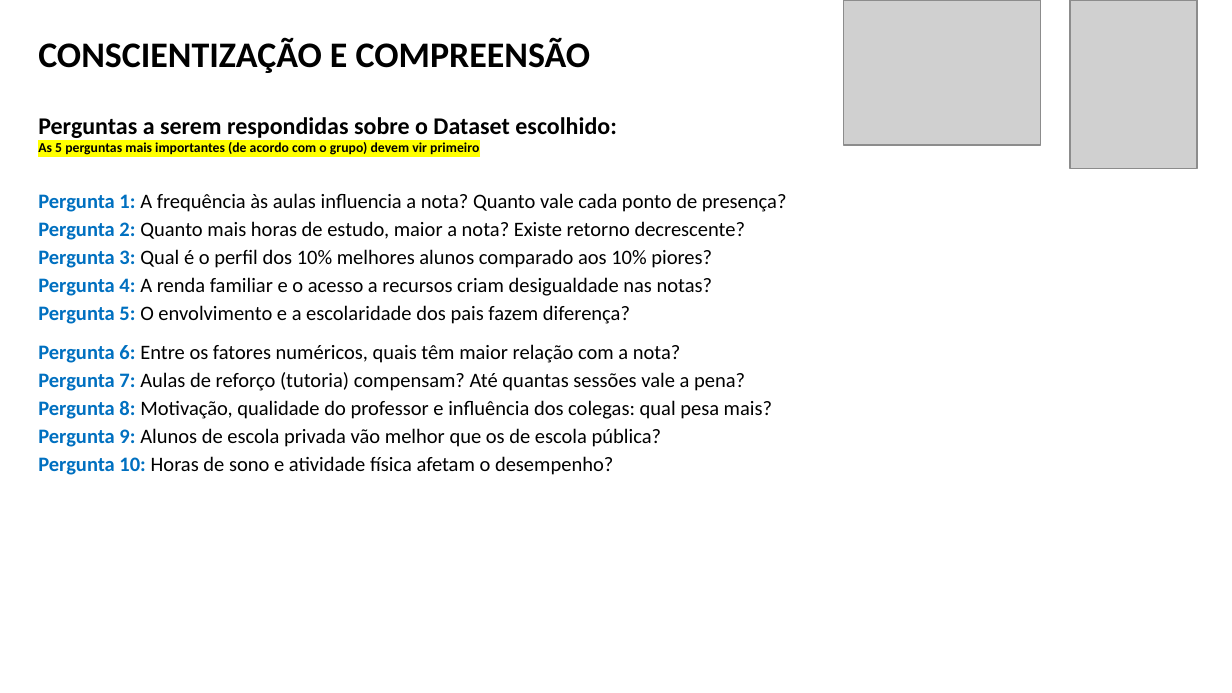
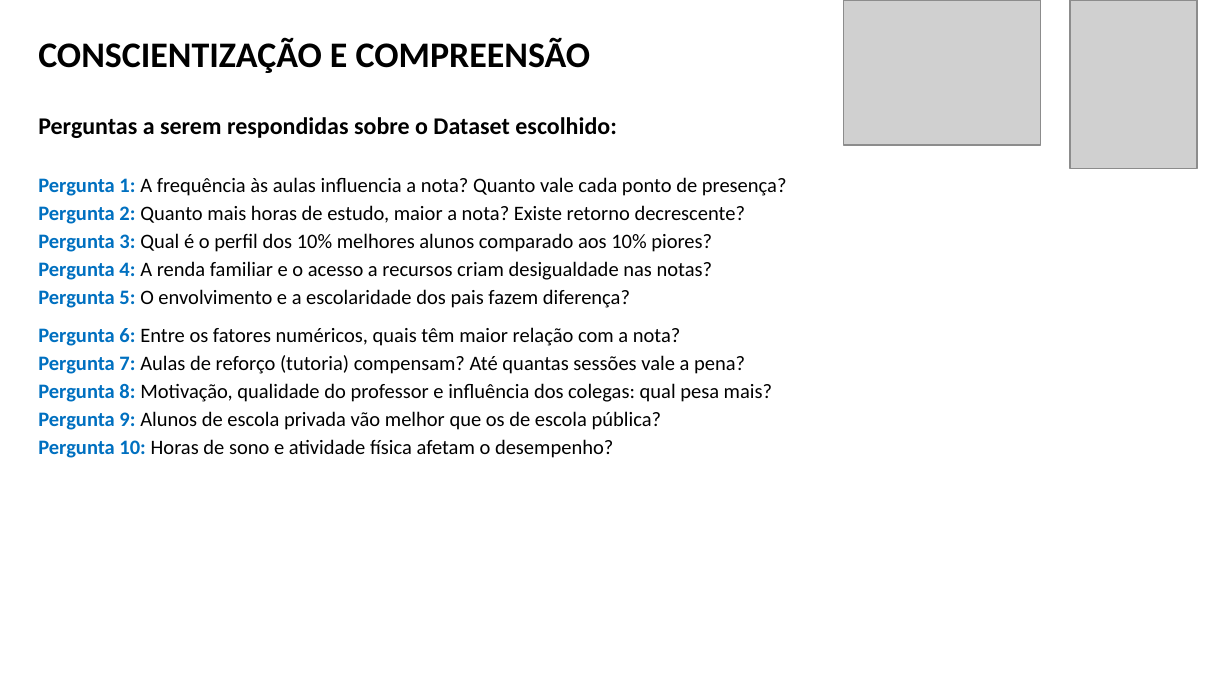
Before and after one commit to gabriel-pivoto/c111, a slide deck: slide 3 of trabalho/apresentacao_2810.pptx. Drawn at 1232x693 pixels with LibreOffice and Linux fonts; fonts in the diff are those of the drawing; grey boxes stand for pictures; background and template pictures are left out. Boxes give left, top, right and bottom in pixels: in the first picture for what was removed or moved away, otherwise in the second. Text is boxed around its words. In the diff, an @@ line names an element or a change of style, - is before the commit and + after.

```diff
--- a/trabalho/apresentacao_2810.pptx
+++ b/trabalho/apresentacao_2810.pptx
@@ text at box(38, 142, 479, 155): paragraph removed @@
-As 5 perguntas mais importantes (de acordo com o grupo) devem vir primeiro
```
Also in this commit, not shown: 2 other slides changed, 1 other file.
